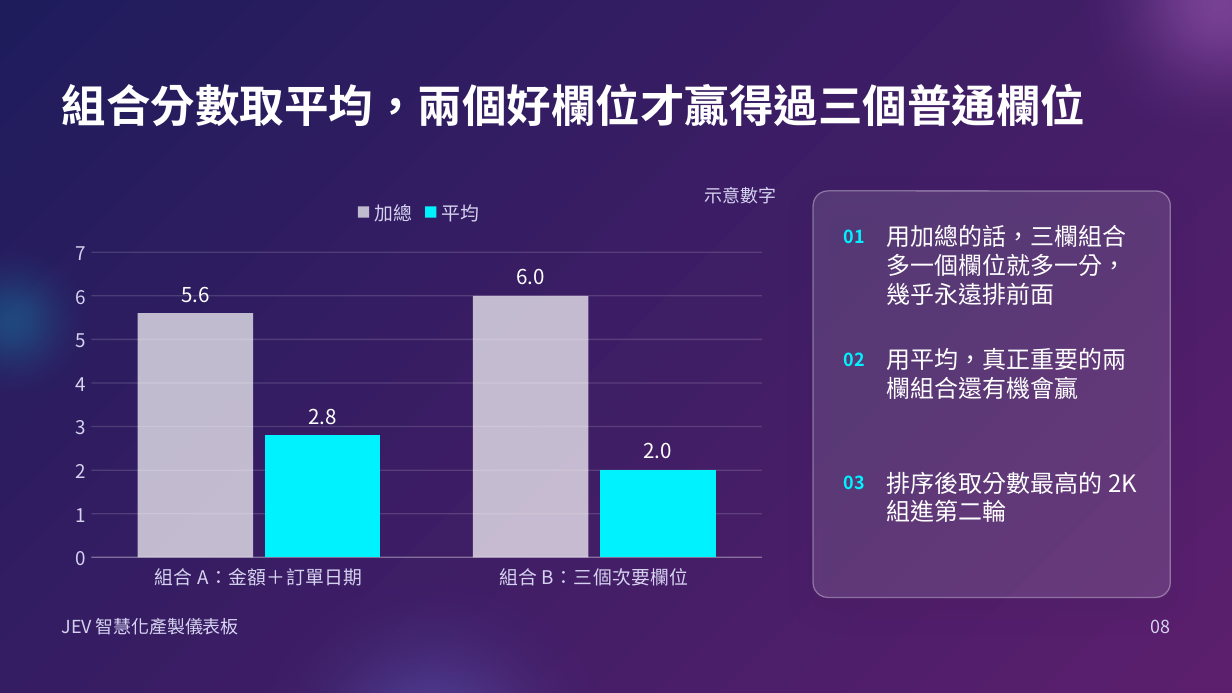
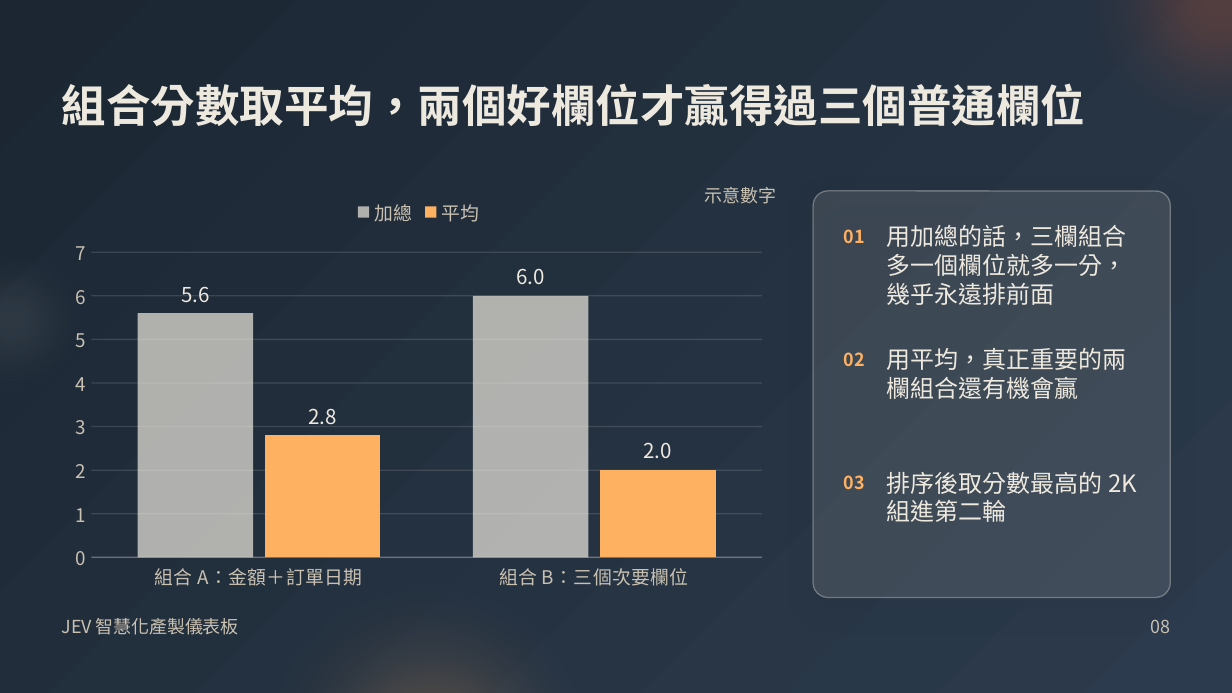
Before and after one commit to kglobe/jev-form-dashboard, a slide deck: slide 8 of docs/slides/JEV儀表板_python-pptx.pptx. Drawn at 1232x693 pixels with LibreOffice and Linux fonts; fonts in the diff are those of the drawing. Boxes give left, top, right and bottom in pixels: in the first picture for what was removed or moved away, otherwise in the second. Text is boxed around its words. In the diff, an @@ line names an element or a change of style, - is before the commit and + after.

```diff
--- a/docs/slides/JEV儀表板_python-pptx.pptx
+++ b/docs/slides/JEV儀表板_python-pptx.pptx
@@ background gradient #1F1C5C to #5B1F6E to gradient #1B2632 to #2C3B4D @@
@@ ellipse at <box>1023,0,1232,197</box>: fill #F093FB at 45% opacity to #A35139 at 55% opacity @@
@@ ellipse at <box>0,209,123,431</box>: fill #00F2FE at 30% opacity to #EEE9DF at 12% opacity @@
@@ column chart at <box>62,185,776,598</box> @@
@@ colour of 加總 #FFFFFF at 70% opacity to #EEE9DF at 70% opacity @@
@@ data labels of 加總 changed @@
@@ colour of 平均 #00F2FE to #FFB162 @@
@@ data labels of 平均 changed @@
@@ category axis changed @@
@@ value axis changed @@
@@ lettering changed @@
@@ text colour #D6D3F0 to #C9C1B1 in 3 elements at <box>62,618,239,635</box>, <box>1151,620,1171,633</box>, <box>705,187,776,204</box> @@
@@ rounded rectangle at <box>813,191,1170,598</box>: fill #FFFFFF at 12% opacity to #EEE9DF at 12% opacity; outline #FFFFFF 0.75 pt to #EEE9DF 0.75 pt @@
@@ text colour #00F2FE to #FFB162 in 3 elements at <box>844,229,865,243</box>, <box>844,352,865,366</box>, <box>844,475,865,489</box> @@
@@ text colour #FFFFFF to #EEE9DF in 4 elements at <box>62,83,1086,126</box>, <box>887,225,1127,305</box>, <box>887,348,1127,399</box>, <box>887,472,1138,522</box> @@
@@ ellipse at <box>197,517,665,693</box>: fill #667EEA at 55% opacity to #FFB162 at 35% opacity @@
```
Also in this commit, not shown: 11 other slides changed, 23 other files.
